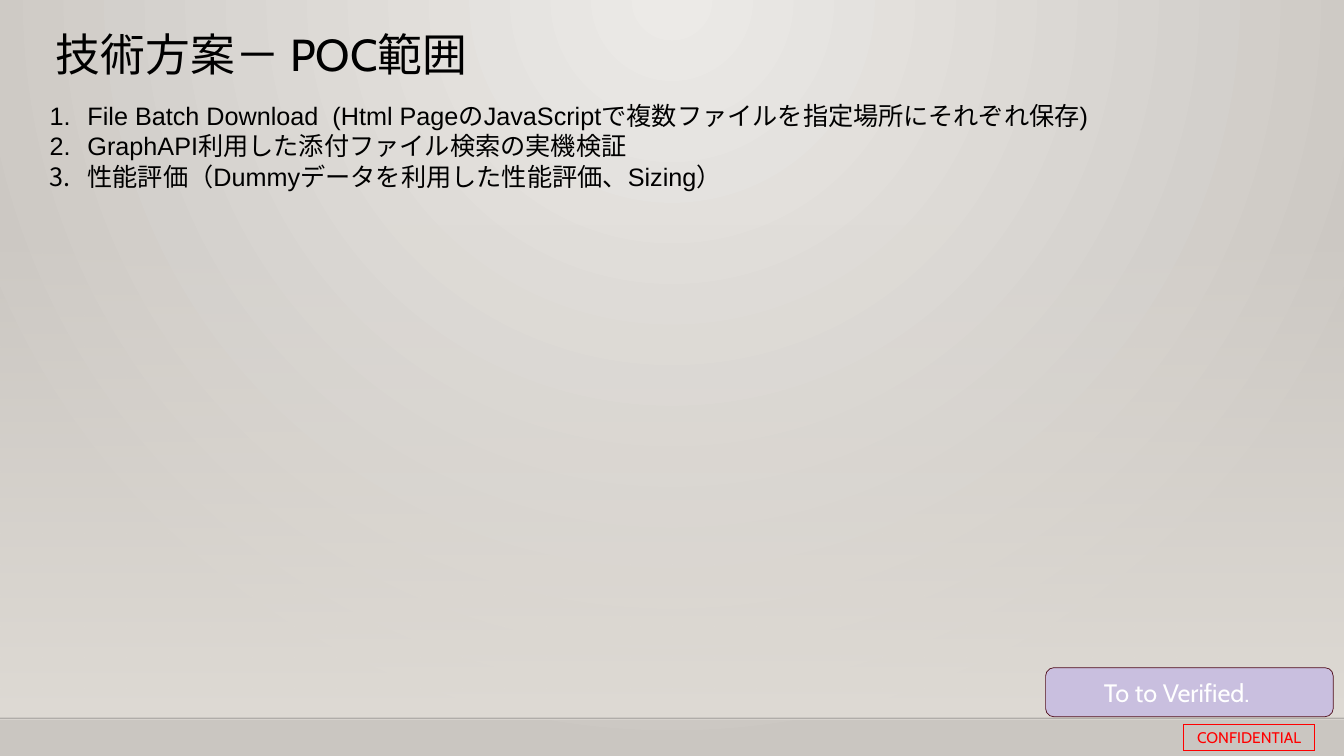
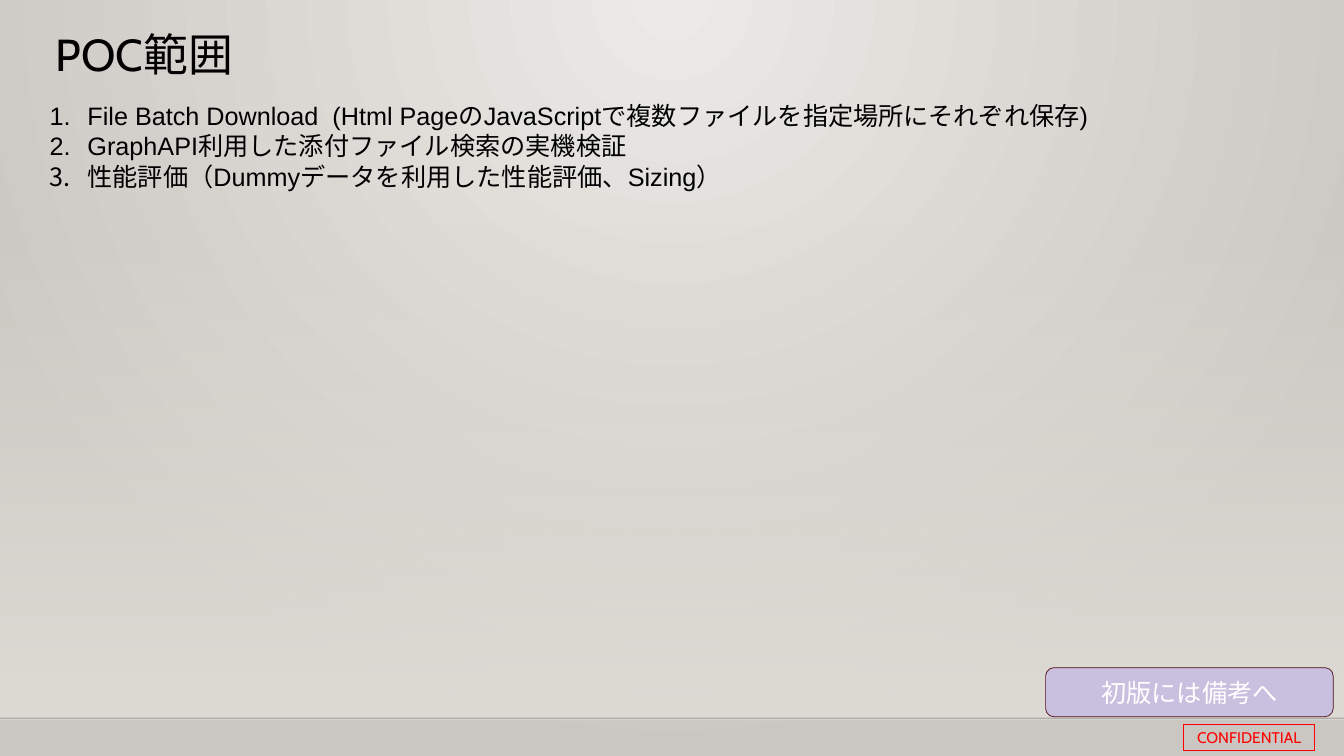
Before and after one commit to 0494938/Notes--CMS-Online, a slide deck: slide 28 of Notesアプリ刷新プロジェクト提案見積もり.pptx (slide 17 before the commit). Drawn at 1344x756 pixels with LibreOffice and Linux fonts; fonts in the diff are those of the drawing; background and template pictures are left out. Boxes give left, top, right and bottom in pixels: in the first picture for what was removed or moved away, otherwise in the second. Text is boxed around its words. In the diff, an @@ line names an element or a change of style, - is before the commit and + after.

```diff
--- a/Notesアプリ刷新プロジェクト提案見積もり.pptx
+++ b/Notesアプリ刷新プロジェクト提案見積もり.pptx
@@ title at [56, 34, 233, 75]: text changed @@
-技術方案－ POC範囲
+POC範囲
@@ text in rounded rectangle at [1101, 681, 1277, 704]: text changed @@
-To to Verified.
+初版には備考へ
```
Also in this commit, not shown: 14 other slides changed, 7 slides added, 2 slides removed, 2 other files.
